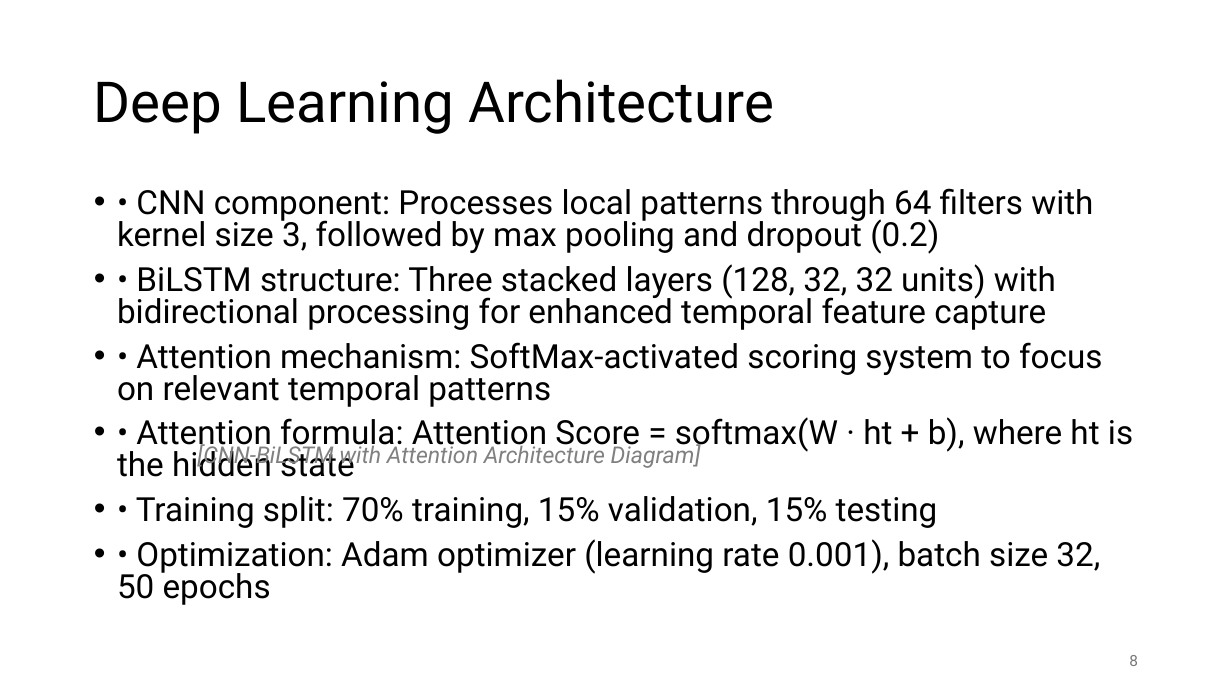
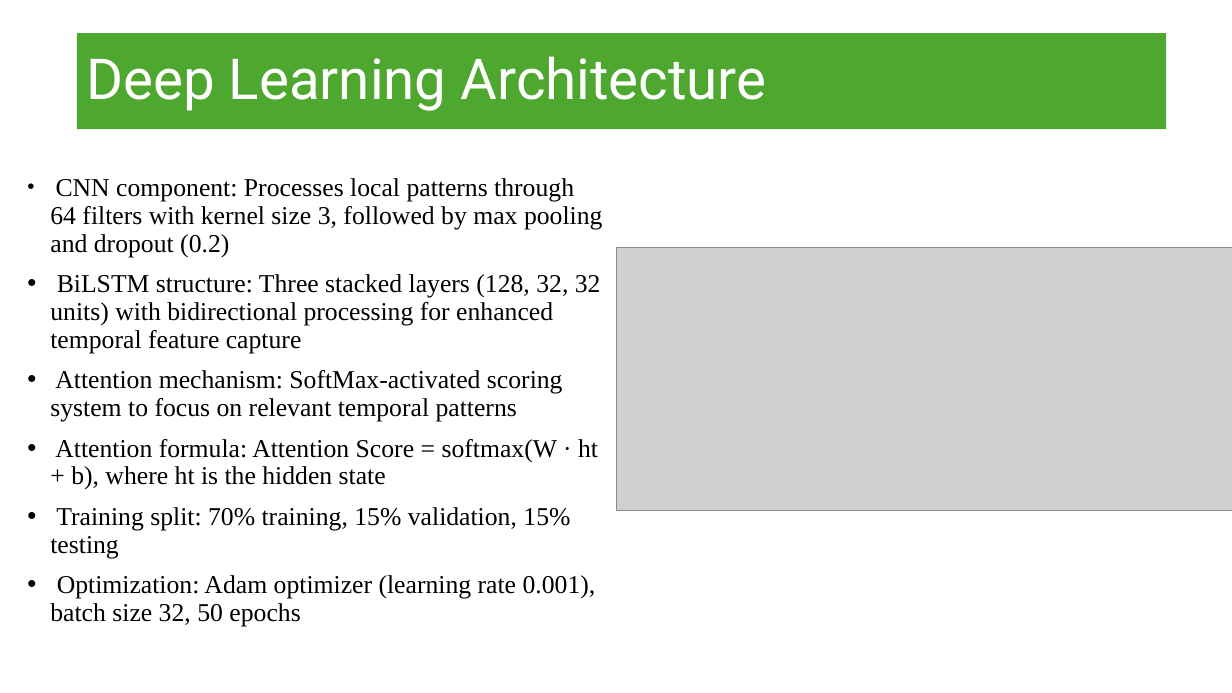
Before and after one commit to BiniamD/Class, a slide deck: slide 8 of SPRING -2025/ADTA 5900 - Advanced Data Analytics Capstone/Deep_Learning_Trading_Signal_Generation.pptx. Drawn at 1232x693 pixels with LibreOffice and Linux fonts; fonts in the diff are those of the drawing; grey boxes stand for pictures. Boxes give left, top, right and bottom in pixels: in the first picture for what was removed or moved away, otherwise in the second. Text is boxed around its words. In the diff, an @@ line names an element or a change of style, - is before the commit and + after.

```diff
--- a/SPRING -2025/ADTA 5900 - Advanced Data Analytics Capstone/Deep_Learning_Trading_Signal_Generation.pptx
+++ b/SPRING -2025/ADTA 5900 - Advanced Data Analytics Capstone/Deep_Learning_Trading_Signal_Generation.pptx
@@ rectangle added at <box>0,0,616,693</box>, fill #FFFFFF @@
@@ rectangle added at <box>0,0,616,231</box>, fill #FFFFFF @@
@@ title "Deep Learning Architecture": place and size @@
-title "Deep Learning Architecture" at <box>94,79,774,134</box>
+title "Deep Learning Architecture" at <box>77,33,1166,129</box>
@@ title "Deep Learning Architecture" at <box>77,33,1166,129</box>: text colour #000000 to #FFFFFF; fill none to #4EA72E @@
@@ text "CNN component: Processes local patterns ..." at <box>50,178,603,627</box>: vertical alignment top to middle @@
@@ text at <box>50,178,603,627</box>: text changed; size 25.9 to 20 pt; font Roboto to Times New Roman @@
-• • CNN component: Processes local patterns through 64 filters with kernel size 3, followed by max pooling and dropout (0.2)
-• • BiLSTM structure: Three stacked layers (128, 32, 32 units) with bidirectional processing for enhanced temporal feature capture
-• • Attention mechanism: SoftMax-activated scoring system to focus on relevant temporal patterns
-• • Attention formula: Attention Score = softmax(W · ht + b), where ht is the hidden state
-• • Training split: 70% training, 15% validation, 15% testing
-• • Optimization: Adam optimizer (learning rate 0.001), batch size 32, 50 epochs
+• CNN component: Processes local patterns through 64 filters with kernel size 3, followed by max pooling and dropout (0.2)
+• BiLSTM structure: Three stacked layers (128, 32, 32 units) with bidirectional processing for enhanced temporal feature capture
+• Attention mechanism: SoftMax-activated scoring system to focus on relevant temporal patterns
+• Attention formula: Attention Score = softmax(W · ht + b), where ht is the hidden state
+• Training split: 70% training, 15% validation, 15% testing
+• Optimization: Adam optimizer (learning rate 0.001), batch size 32, 50 epochs
@@ picture added at <box>616,248,1232,511</box> @@
@@ text removed at <box>197,443,701,469</box> @@
-[CNN-BiLSTM with Attention Architecture Diagram]
@@ page number removed at <box>1129,655,1138,666</box> @@
-8
```
Also in this commit, not shown: 16 other slides changed, 1 slide added, 1 other file.
